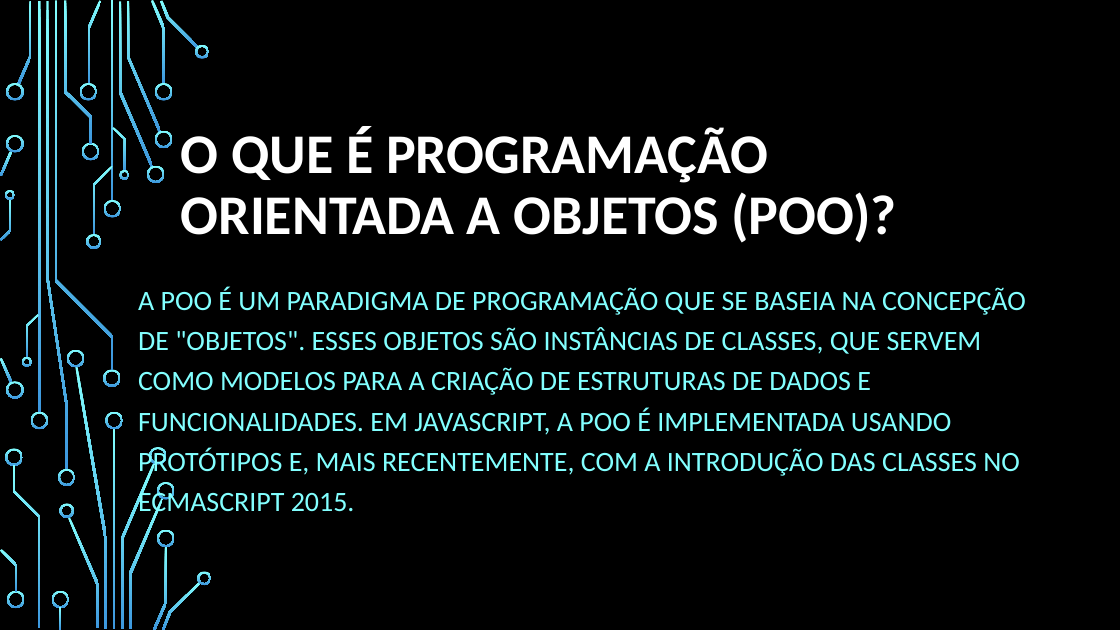
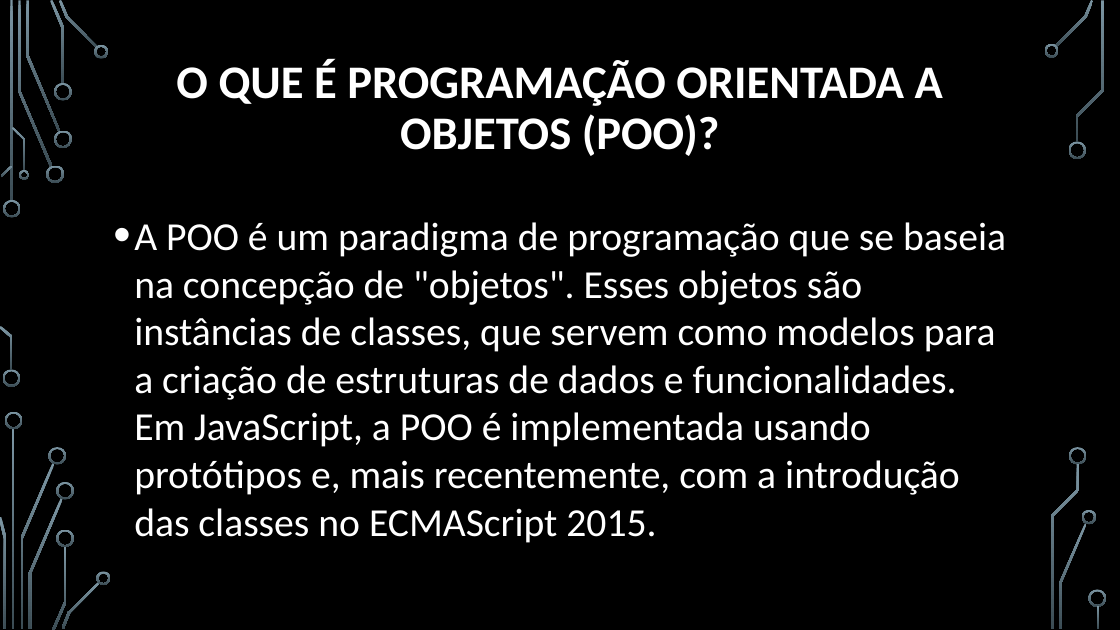
Before and after one commit to JMarques12/Senai2023, a slide deck: slide 1 of FPOO/aula 18/Programação Orientada a Objetos POO.pptx. Drawn at 1120x630 pixels with LibreOffice and Linux fonts; fonts in the diff are those of the drawing; background and template pictures are left out. Boxes give left, top, right and bottom in pixels: in the first picture for what was removed or moved away, otherwise in the second. Text is boxed around its words. In the diff, an @@ line names an element or a change of style, - is before the commit and + after.

Commit message:
att

```diff
--- a/FPOO/aula 18/Programação Orientada a Objetos POO.pptx
+++ b/FPOO/aula 18/Programação Orientada a Objetos POO.pptx
@@ freeform shape: place and size @@
-freeform shape at (64,1,92,144)
+freeform shape at (26,1,60,132)
@@ group removed at (0,0,175,630): 26 freeform shapes, 2 rectangles @@
@@ freeform shape: place and size @@
-freeform shape at (18,1,32,84)
+freeform shape at (50,0,65,84)
@@ 8 freeform shapes, 2 rectangles: place and size @@
-8 freeform shapes, 2 rectangles at (103,1,212,630)
+8 freeform shapes, 2 rectangles at (3,0,111,630)
@@ title "O QUE É PROGRAMAÇÃO ORIENTADA ...": place and size @@
-title "O QUE É PROGRAMAÇÃO ORIENTADA ..." at (181,126,896,243)
+title "O QUE É PROGRAMAÇÃO ORIENTADA ..." at (176,59,943,156)
@@ title "O QUE É PROGRAMAÇÃO ORIENTADA ..." at (176,59,943,156): size 48 to 40 pt; alignment left to centre; vertical alignment bottom to middle @@
@@ freeform shape: place and size @@
-freeform shape at (80,83,97,101)
+freeform shape at (54,83,71,101)
@@ freeform shape: place and size @@
-freeform shape at (82,143,99,160)
+freeform shape at (54,130,71,148)
@@ freeform shape: place and size @@
-freeform shape at (0,151,13,176)
+freeform shape at (1,166,13,177)
@@ freeform shape: place and size @@
-freeform shape at (5,190,15,200)
+freeform shape at (18,170,29,180)
@@ freeform shape: place and size @@
-freeform shape at (6,135,24,153)
+freeform shape at (46,166,64,183)
@@ text at (134,222,1006,543): text changed; size 24 to 34 pt; text colour #82FFFF to #FFFFFF @@
-A POO É UM PARADIGMA DE PROGRAMAÇÃO QUE SE BASEIA NA CONCEPÇÃO DE "OBJETOS". ESSES OBJETOS SÃO INSTÂNCIAS DE CLASSES, QUE SERVEM COMO MODELOS PARA A CRIAÇÃO DE ESTRUTURAS DE DADOS E FUNCIONALIDADES. EM JAVASCRIPT, A POO É IMPLEMENTADA USANDO PROTÓTIPOS E, MAIS RECENTEMENTE, COM A INTRODUÇÃO DAS CLASSES NO ECMASCRIPT 2015.
+• A POO é um paradigma de programação que se baseia na concepção de "objetos". Esses objetos são instâncias de classes, que servem como modelos para a criação de estruturas de dados e funcionalidades. Em JavaScript, a POO é implementada usando protótipos e, mais recentemente, com a introdução das classes no ECMAScript 2015.
@@ freeform shape: place and size @@
-freeform shape at (26,314,39,358)
+freeform shape at (0,326,13,371)
@@ freeform shape: place and size @@
-freeform shape at (6,381,24,399)
+freeform shape at (3,370,20,387)
@@ freeform shape: place and size @@
-freeform shape at (30,412,48,429)
+freeform shape at (5,412,23,429)
@@ freeform shape: place and size @@
-freeform shape at (5,449,23,466)
+freeform shape at (49,447,66,465)
@@ freeform shape: place and size @@
-freeform shape at (13,465,40,628)
+freeform shape at (20,463,54,628)
@@ freeform shape: place and size @@
-freeform shape at (68,517,99,628)
+freeform shape at (29,498,63,629)
@@ freeform shape: place and size @@
-freeform shape at (58,469,75,486)
+freeform shape at (56,482,74,500)
@@ fill gradient #82FFFF to #3D97DE to gradient #7C96A3 to #3B4C54 in 26 elements at (20,463,54,628), (3,370,20,387), (5,412,23,429), (54,83,71,101), (50,0,65,84), (56,482,74,500), (49,447,66,465), (18,170,29,180), (54,130,71,148), (0,326,13,371), (26,1,60,132), (29,498,63,629), (46,166,64,183), (56,529,74,547), (13,429,15,629), (3,200,21,218), (97,571,111,585), (10,1,13,202), (12,127,25,171), (52,546,66,630), (94,45,109,58), (1,166,13,177), (18,1,52,167), (61,581,100,629), (59,0,97,49), (0,517,6,628) @@
@@ freeform shape: place and size @@
-freeform shape at (0,549,18,592)
+freeform shape at (0,517,6,628)
@@ freeform shape: place and size @@
-freeform shape at (60,503,74,518)
+freeform shape at (56,529,74,547)
@@ group added at (1044,0,1107,629): 9 freeform shapes, 1 rectangle @@
```
Also in this commit, not shown: 6 other slides changed, 1 slide removed.
